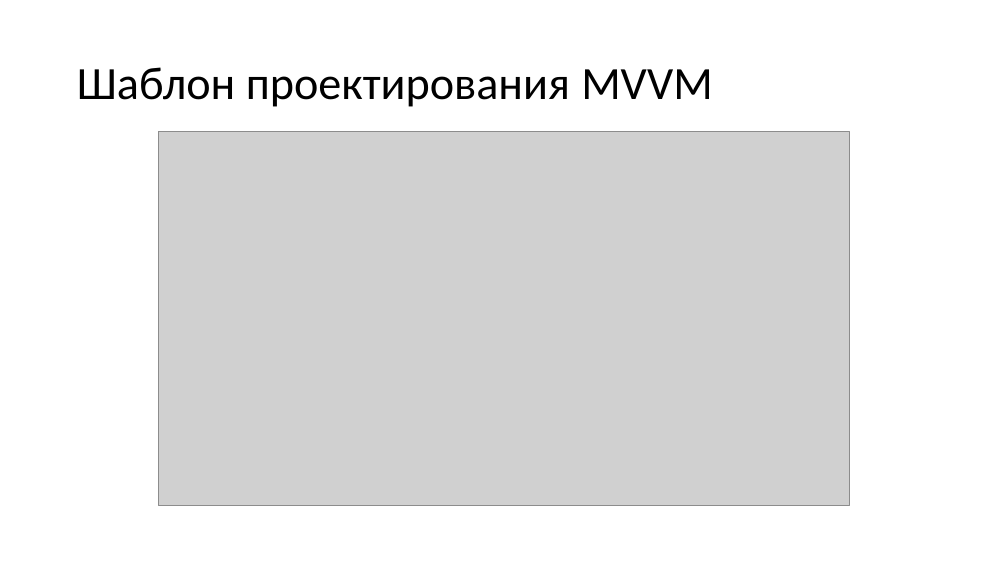
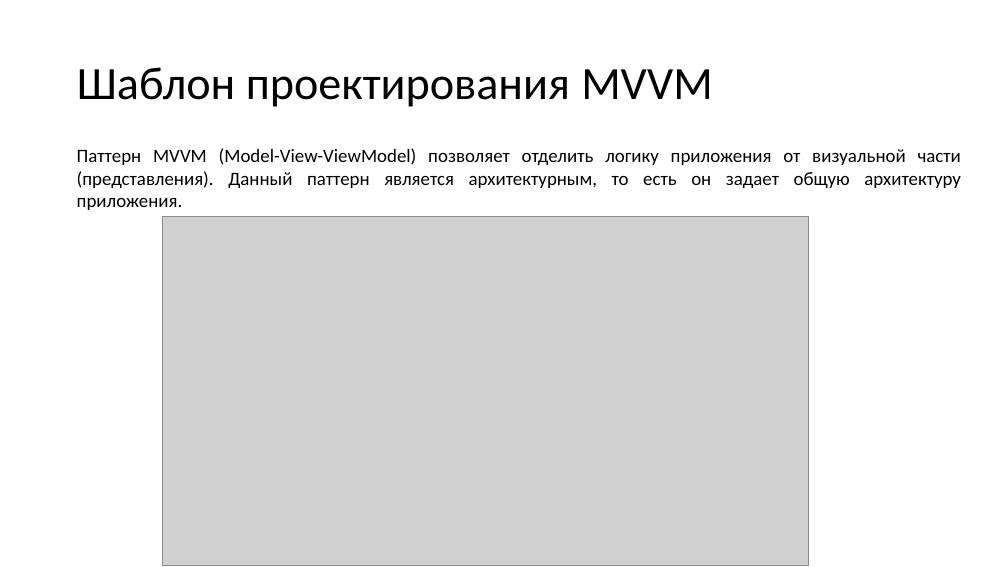
Before and after one commit to N0tilT/Timelon, a slide deck: slide 12 of docs/Timelon.pptx. Drawn at 1008x567 pixels with LibreOffice and Linux fonts; fonts in the diff are those of the drawing; grey boxes stand for pictures. Boxes give left, top, right and bottom in pixels: in the first picture for what was removed or moved away, otherwise in the second. Text is boxed around its words. In the diff, an @@ line names an element or a change of style, - is before the commit and + after.

```diff
--- a/docs/Timelon.pptx
+++ b/docs/Timelon.pptx
@@ text added at <box>77,148,961,210</box>, 18 pt, text #000000 @@
+Паттерн MVVM (Model-View-ViewModel) позволяет отделить логику приложения от визуальной части (представления). Данный паттерн является архитектурным, то есть он задает общую архитектуру приложения.
@@ picture: place and size @@
-picture at <box>159,132,850,505</box>
+picture at <box>162,216,808,566</box>
```
Also in this commit, not shown: 1 other slide changed.
